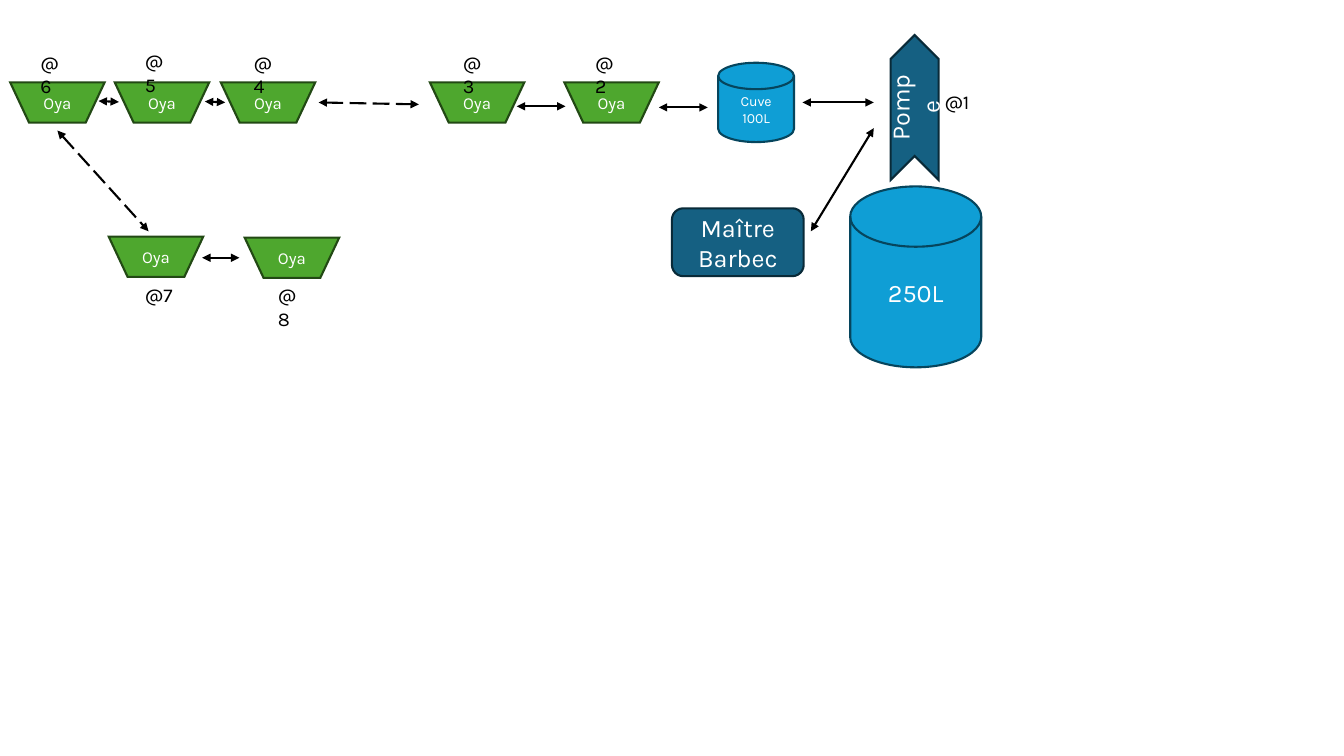
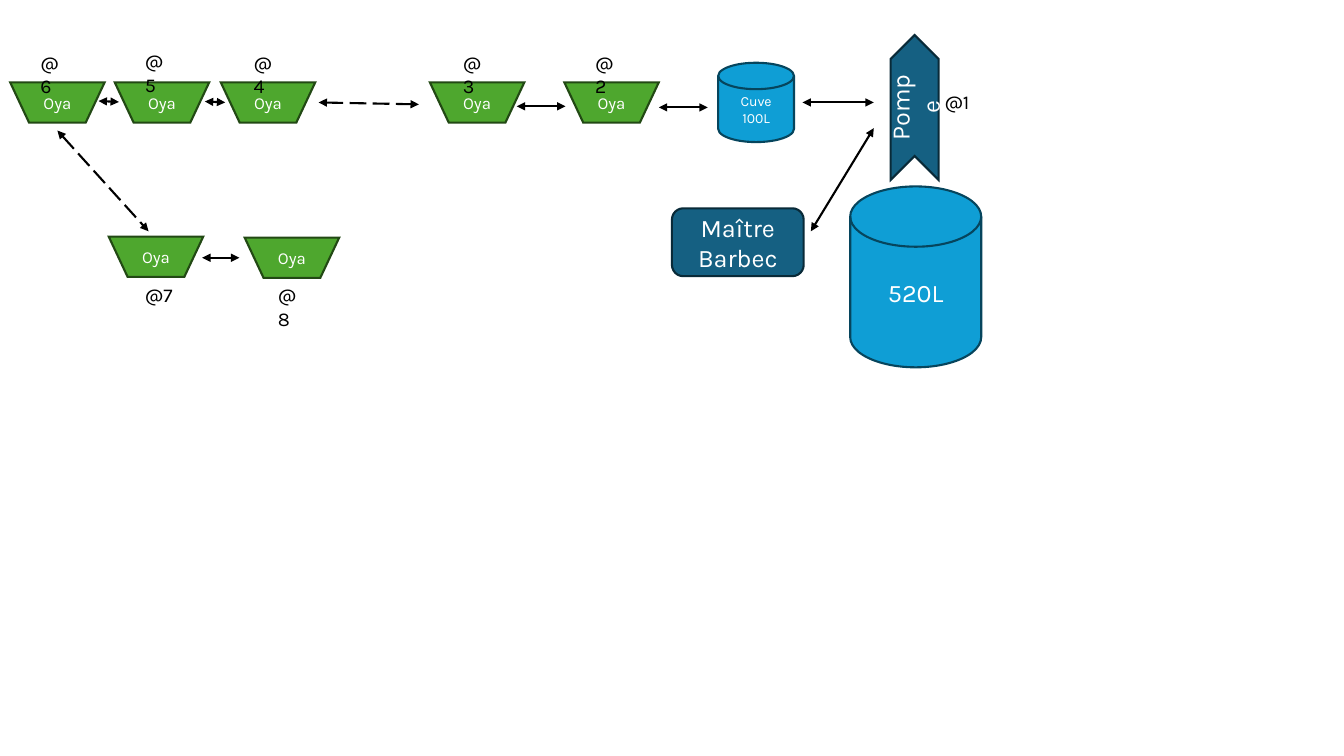
Before and after one commit to bpmine/jarduino, a slide deck: slide 1 of oyas/docs/montages.pptx. Drawn at 1344x756 pixels with LibreOffice and Linux fonts; fonts in the diff are those of the drawing. Boxes give left, top, right and bottom in pixels: in the first picture for what was removed or moved away, otherwise in the second. Text is boxed around its words. In the diff, an @@ line names an element or a change of style, - is before the commit and + after.

```diff
--- a/oyas/docs/montages.pptx
+++ b/oyas/docs/montages.pptx
@@ text in cylinder at [888, 286, 944, 303]: text changed @@
-250L
+520L
```
Also in this commit, not shown: 2 other slides changed, 3 other files.
